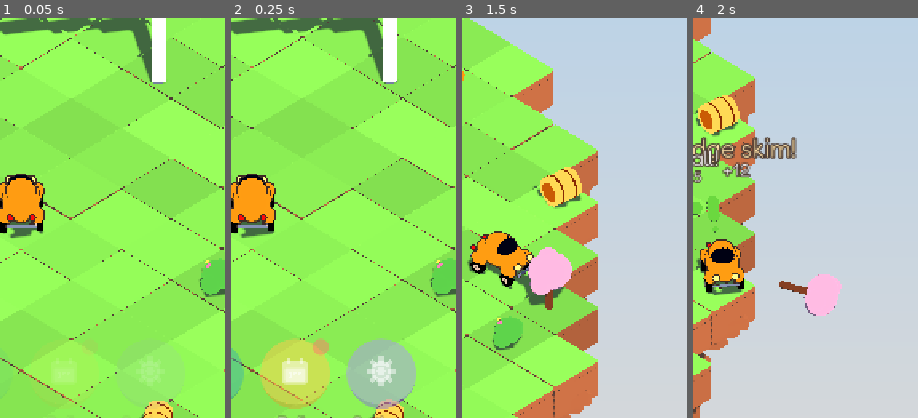
Above: before the commit, frames 1-4 (left to right).
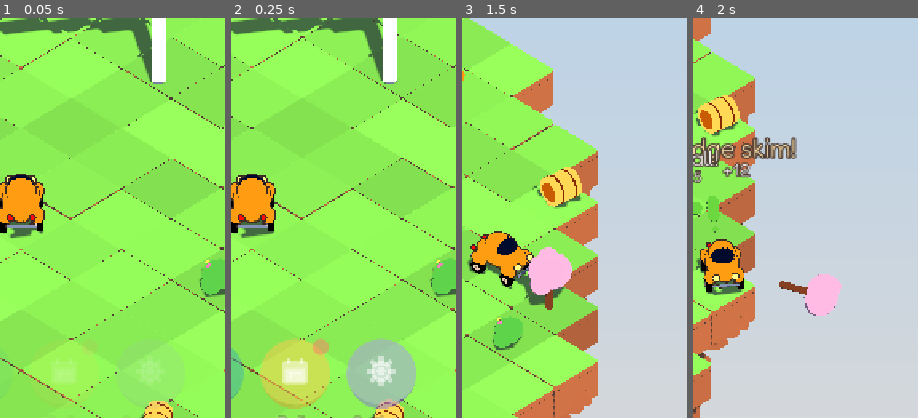
Above: after the commit, the same moments.

Repository: jessenorthup24-cloud/Lo-Fi-Ryder
Game: Godot game, scene res://boot/boot.tscn
Two runs of this game, one before a commit and one after it. Both use one fixed random seed, a clock stepped at 60 frames per second and the inputs below.
Inputs (mouse positions are % of the whole screen's width and height, from its top left):
- Up to frame 1 (0.05 s): no input
- Up to frame 2 (0.25 s): no input
- Up to frame 3 (1.5 s): tap Enter at 0.5, 0.6 s; move the mouse to (72, 45) at 0.52 s; hold Right 0.53-1.25 s; click (72, 45) at 0.67 s; tap Space at 0.77 s; drag from (30, 55) to (45, 70) at 1.27 s
- Up to frame 4 (2 s): no input
The pictures show only the part of the screen within x 45-95%, y 32-82%; the shares and areas given below are measured in that part.

The runs differ from the first frame. In frame 1, less than 0.1% of the frame differs, in the area x 3-15%, y 39-42%; in frame 2, less than 0.1%; in frame 3, 0.3%; in frame 4, 0.3%, in the area x 8-19%, y 57-62%.

Commit message:
Softer garage lighting, lighter toy-car windows
Co-Authored-By: Claude Opus 5.5 <noreply@anthropic.com>
Claude-Session: https://claude.ai/code/session_01FJwSRHinQKUw7w9Cgafeft

Diff:
--- a/scripts/core/models.gd
+++ b/scripts/core/models.gd
@@ -500,7 +500,7 @@
 
 # ---------------------------------------------------------------- cars
 
-const WIN := "3c4f6e"
+const WIN := "4d6890"
 const BUMPER := "c9cfd8"
 const DARK := "3a3540"
 
--- a/scripts/ui/ui.gd
+++ b/scripts/ui/ui.gd
@@ -745,7 +745,7 @@
 	var sun := DirectionalLight3D.new()
 	sun.rotation_degrees = Vector3(-50, 35, 0)
 	sun.light_color = Color("fff1dc")
-	sun.light_energy = 0.8
+	sun.light_energy = 0.62
 	sun.shadow_enabled = true
 	g_world_root.add_child(sun)
 	var cam := Camera3D.new()
